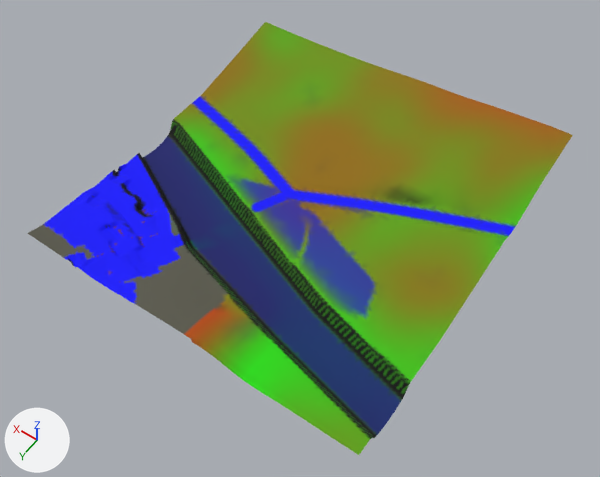
An edit to the glTF model games/yorimichi/assets/belmonte/meshes/SM_BM_BT_Terrain_3_1.glb, drawn before and after from the same camera.
Both versions are drawn from a camera (50 mm lens) standing at (-338.0, 81.0, 411.0) and looking at (-140.0, -197.0, -25.0). The axes (+X, +Y, +Z) are drawn at lower left. The lights are the same throughout. The picture after the commit comes second.

The scene before the commit, as lines of its bpy script (objects in view):
```python
me_sm_bt_terrain_3_1 = bpy.data.meshes.new('SM_BT_Terrain_3_1')
me_sm_bt_terrain_3_1.from_pydata(...)  # 9619 vertices, 18991 faces; spans x -256.0..0.0, y -344.0..-88.0, z -34.0..19.0
me_sm_bt_terrain_3_1.materials.append(mat_bm_000_m_terrain_022)
ob_sm_bm_bt_terrain_3_1 = bpy.data.objects.new('SM_BM_BT_Terrain_3_1', me_sm_bt_terrain_3_1)
ob_sm_bm_bt_terrain_3_1.location = (0.0, 0.0, 0.0)
```
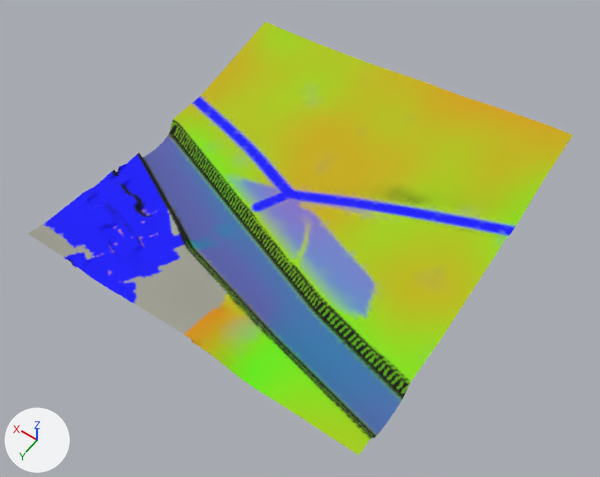
What differs and where, as boxes (x1, y1, x2, y2) in the pictures (600 x 477 px):
part 1 of me_sm_bt_terrain_3_1, recoloured
    both: (43, 97, 515, 303)
part 2 of me_sm_bt_terrain_3_1, recoloured (lighter)
    both: (174, 22, 561, 455)
part 3 of me_sm_bt_terrain_3_1, recoloured
    both: (142, 119, 417, 439)
part 4 of me_sm_bt_terrain_3_1, recoloured
    both: (69, 120, 407, 438)
part 5 of me_sm_bt_terrain_3_1, recoloured (lighter)
    both: (28, 50, 573, 354)
part 6 of me_sm_bt_terrain_3_1, recoloured (dark blue to blue)
    both: (67, 136, 401, 435)

Edits to the bpy script that builds the scene:
```text
Change me_sm_bt_terrain_3_1:
    where me_sm_bt_terrain_3_1.from_pydata(...)  # 9619 vertices, 18991 faces; spans x -256.0..0.0, y -344.0..-88.0, z -34.0..19.0
    used by ob_sm_bm_bt_terrain_3_1; location = (0.0, 0.0, 0.0)
    me_sm_bt_terrain_3_1 part 1: 1476 faces centred in x -256.0..-1.0, y -270.0..-89.0, z -24.0..-3.0 are repainted in the vertex colours; the middle colour goes from blue #0c0dca to blue #3d40e6
    me_sm_bt_terrain_3_1 part 2: 2614 faces centred in x -256.0..-1.0, y -342.0..-89.0, z -22.0..14.0 are repainted in the vertex colours; the middle colour goes from green #5d9a00 to green #a3cc00
    me_sm_bt_terrain_3_1 part 3: 2538 faces centred in x -256.0..-1.0, y -258.0..-101.0, z -31.0..-9.0 are repainted in the vertex colours; the middle colour goes from dark green #256d00 to green #6aaf00
    me_sm_bt_terrain_3_1 part 4: 3780 faces centred in x -256.0..-1.0, y -230.0..-89.0, z -31.0..-12.0 are repainted in the vertex colours; the middle colour goes from black #0c1b00 to dark green #3d5c00
    me_sm_bt_terrain_3_1 part 5: 2534 faces centred in x -256.0..-1.0, y -342.0..-89.0, z -22.0..18.0 are repainted in the vertex colours; the middle colour goes from dark grey #5a594c to grey #a0a094
    me_sm_bt_terrain_3_1 part 6: 1614 faces centred in x -256.0..-1.0, y -222.0..-89.0, z -33.0..-11.0 are repainted in the vertex colours; the middle colour goes from dark blue #132b6d to blue #4d72af
```
